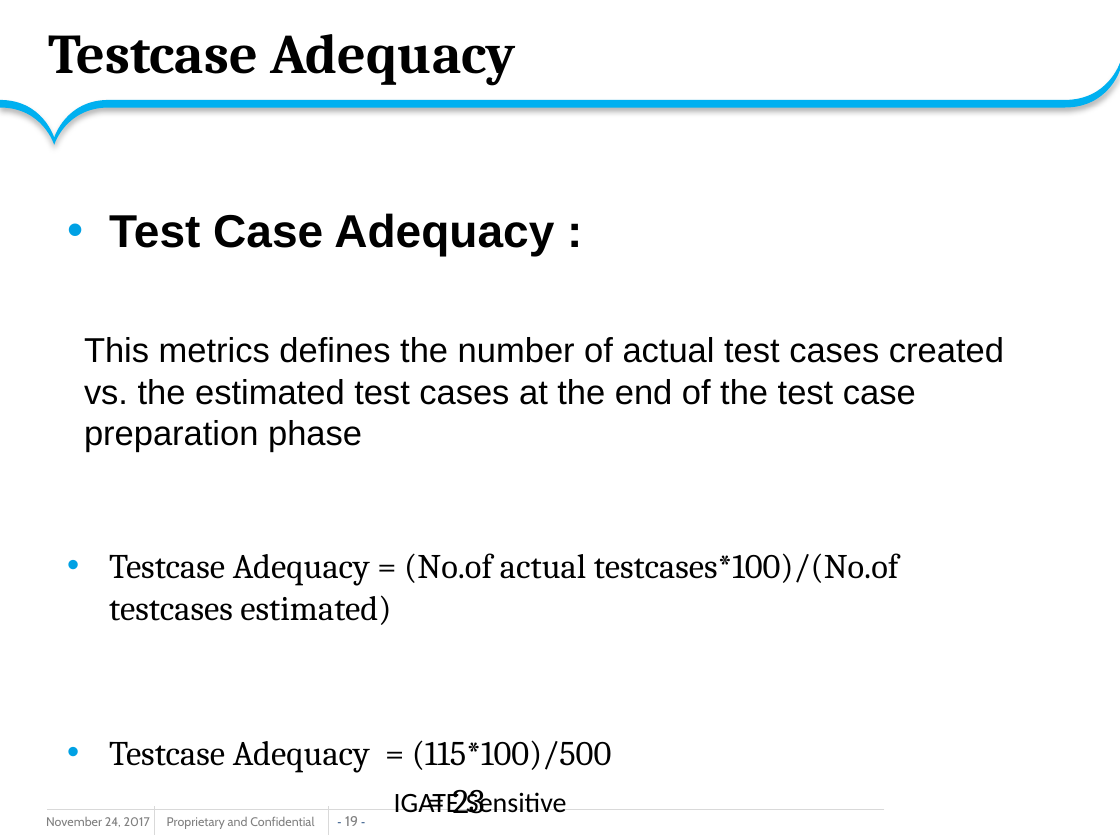
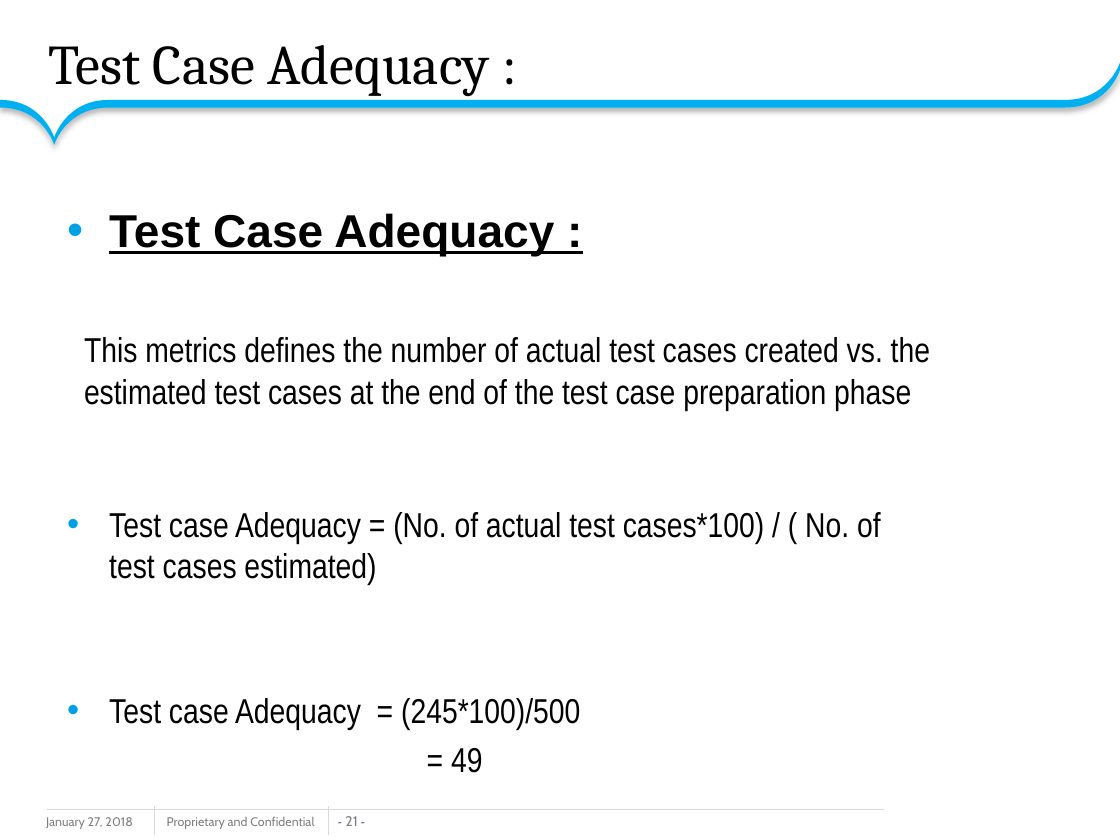
Before and after one commit to amolhadkar71/sssssssss, a slide deck: slide 21 of GroupB_HBMS_ppt.pptx (slide 19 before the commit). Drawn at 1120x840 pixels with LibreOffice and Linux fonts; fonts in the diff are those of the drawing; background and template pictures are left out. Boxes give left, top, right and bottom in pixels: in the first picture for what was removed or moved away, otherwise in the second. Text is boxed around its words. In the diff, an @@ line names an element or a change of style, - is before the commit and + after.

```diff
--- a/GroupB_HBMS_ppt.pptx
+++ b/GroupB_HBMS_ppt.pptx
@@ title at <box>49,45,489,97</box>: text changed; bold off @@
-Testcase Adequacy
+Test Case Adequacy :
@@ text at <box>84,213,930,410</box>: underline on in "Test Case Adequacy :"; font Arial to Arial Narrow in "This metrics defines the number of actual ..." @@
@@ text at <box>109,512,881,730</box>: text changed; font Cambria to Arial Narrow @@
-• Testcase Adequacy = (No.of actual testcases*100)/(No.of testcases estimated)
-• Testcase Adequacy = (115*100)/500
-            = 23
+• Test case Adequacy = (No. of actual test cases*100) / ( No. of test cases estimated)
+• Test case Adequacy = (245*100)/500
+            = 49
@@ text removed at <box>394,790,567,814</box> @@
-IGATE Sensitive
@@ text at <box>46,817,132,829</box>: text changed @@
-November 24, 2017
+January 27, 2018
@@ page number at <box>345,816,357,826</box>: text changed @@
-- 19 -
+- 21 -
```
Also in this commit, not shown: 12 other slides changed, 13 slides added, 9 slides removed.
